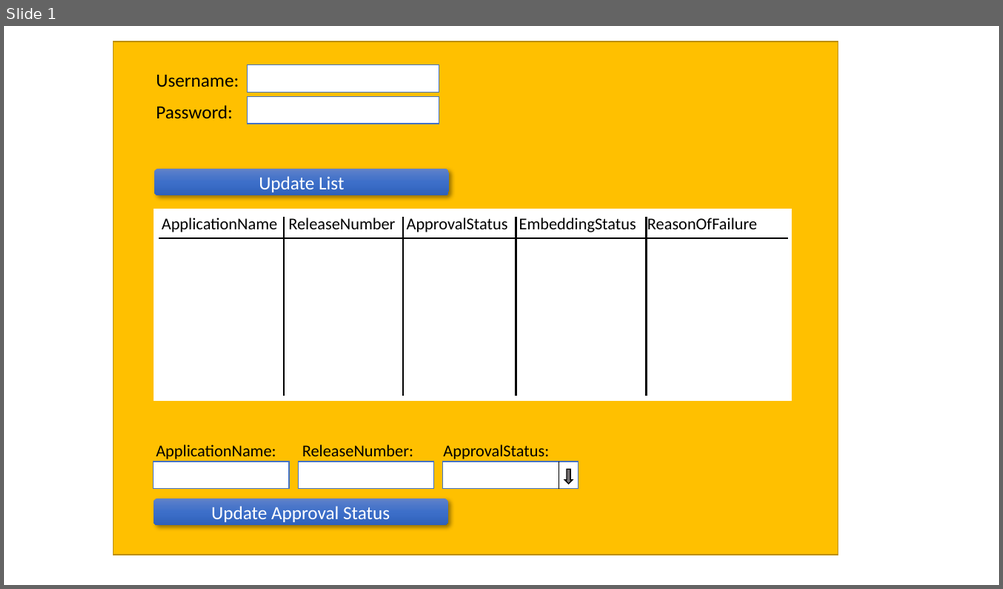
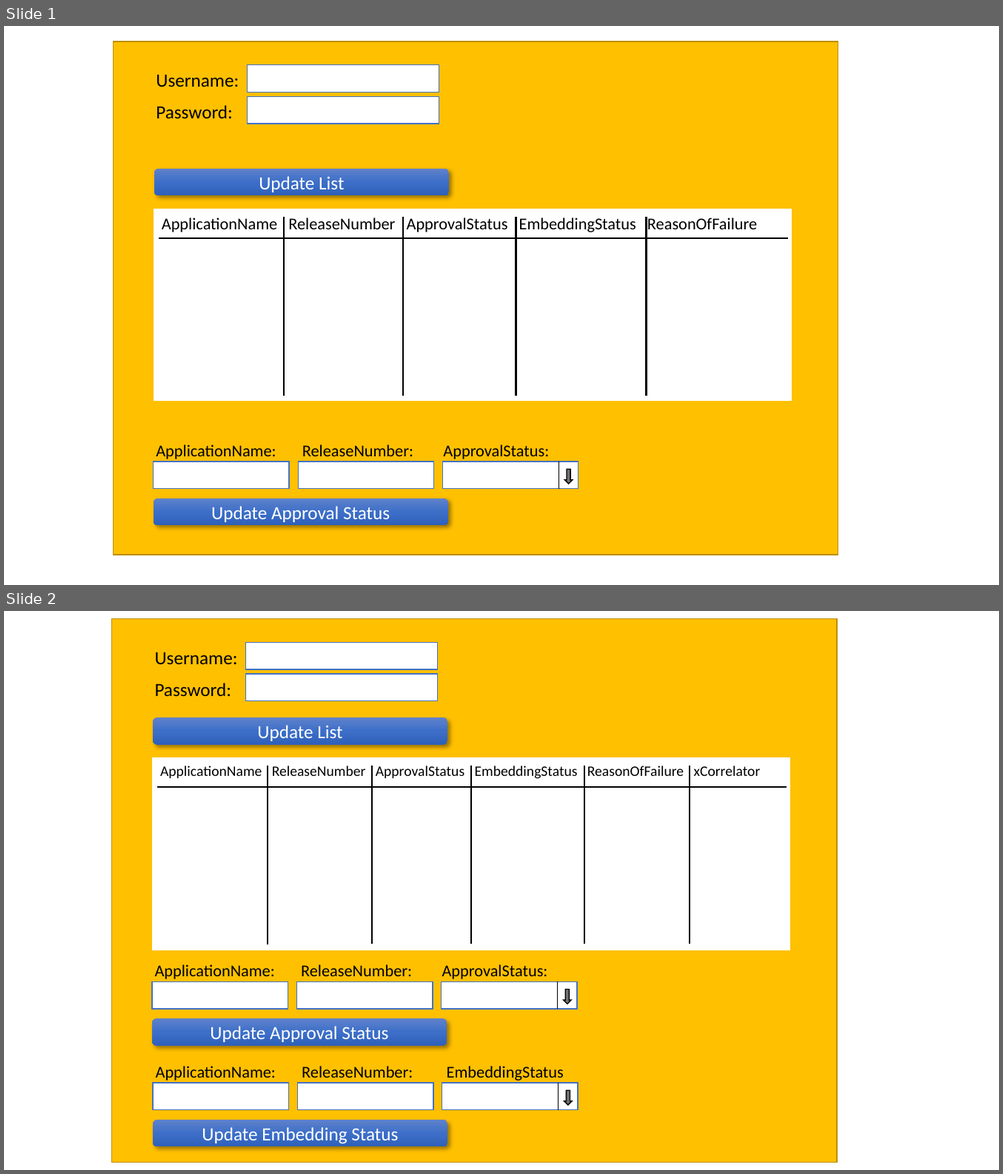
Before and after one commit to openBackhaul/TypeApprovalRegister, a slide deck: spec/pictures/Pages.pptx. Shown one above the other, each under a label of ours: slide 1 before the commit, slides 1 and 2 after it. The pictures are 1003x589 and 1003x1174 pixels, drawn with LibreOffice and Linux fonts; fonts in the diff are those of the drawing. Boxes give left, top, right and bottom in pixels: in the first picture for what was removed or moved away, otherwise in the second. Text is boxed around its words. In the diff, an @@ line names an element or a change of style, - is before the commit and + after.

Commit message:
Add x-correlator (fixes #298)

```diff
--- a/spec/pictures/Pages.pptx
+++ b/spec/pictures/Pages.pptx
@@ slide 2 added at [4,611,999,1170], background #FFFFFF @@
@@ rectangle added at [111,618,836,1162], fill #FFC000, outline #BD8E00 1 pt @@
@@ text added at [155,652,238,665], 18 pt, text #000000 @@
+Username:
@@ rectangle added at [246,642,438,669], fill #FFFFFF, outline #4472C4 1 pt @@
@@ rectangle added at [246,674,438,701], fill #FFFFFF, outline #4472C4 1 pt @@
@@ text added at [155,683,232,697], 18 pt, text #000000 @@
+Password:
@@ rounded rectangle added at [153,718,448,744], fill gradient #6183CB to #3E70CA to #3062BB, 18 pt, text #FFFFFF @@
+Update List
@@ rectangle added at [153,758,791,950], fill #FFFFFF, outline #FFFFFF 1 pt, 14 pt, text #000000 @@
+ApplicationName ReleaseNumber ApprovalStatus EmbeddingStatus ReasonOfFailure xCorrelator
@@ line added from (372, 766) to (372, 944), #000000 1.5 pt @@
@@ line added from (471, 766) to (471, 944), #000000 1.5 pt @@
@@ line added from (584, 766) to (584, 944), #000000 1.5 pt @@
@@ line added from (689, 766) to (689, 944), #000000 1.5 pt @@
@@ line added from (786, 787) to (158, 787), #000000 1.5 pt @@
@@ line added from (267, 766) to (267, 945), #000000 1.5 pt @@
@@ rectangle added at [148,957,572,985], fill #FFC000, 16 pt, text #000000 @@
+ApplicationName: ReleaseNumber: ApprovalStatus:
@@ rectangle added at [152,982,287,1008], fill #FFFFFF, outline #4472C4 1 pt @@
@@ rectangle added at [297,982,433,1008], fill #FFFFFF, outline #4472C4 1 pt @@
@@ rectangle added at [441,982,577,1008], fill #FFFFFF, outline #4472C4 1 pt @@
@@ line added from (558, 982) to (558, 1009), #000000 0.5 pt @@
@@ down arrow added at [563,990,571,1005], fill #767171, outline #000000 1 pt @@
@@ rounded rectangle added at [152,1019,447,1046], fill gradient #6183CB to #3E70CA to #3062BB, 18 pt, text #FFFFFF @@
+Update Approval Status
@@ rectangle added at [148,1058,572,1085], fill #FFC000, 16 pt, text #000000 @@
+ApplicationName: ReleaseNumber: EmbeddingStatus :
@@ rectangle added at [153,1083,289,1111], fill #FFFFFF, outline #4472C4 1 pt @@
@@ rectangle added at [298,1083,434,1111], fill #FFFFFF, outline #4472C4 1 pt @@
@@ rectangle added at [442,1083,578,1111], fill #FFFFFF, outline #4472C4 1 pt @@
@@ line added from (558, 1083) to (558, 1111), #000000 0.5 pt @@
@@ down arrow added at [564,1091,572,1105], fill #767171, outline #000000 1 pt @@
@@ rounded rectangle added at [153,1120,448,1147], fill gradient #6183CB to #3E70CA to #3062BB, 18 pt, text #FFFFFF @@
+Update Embedding Status
```
Also in this commit, not shown: 2 other files.
